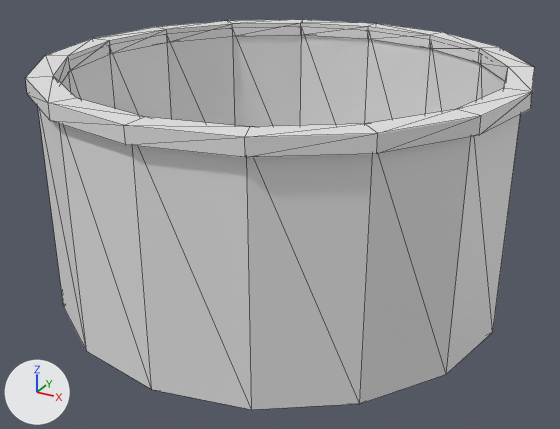
One commit to the FBX model assets/models/toys/weapon-thumbtack/parts/clear.fbx: the scene before it, then after it.
Camera for both pictures: a 50 mm camera at (0.00966, -0.01767, 0.00765) aimed at (0.00016, -0.00041, -0.00099). Arrows for +X, +Y and +Z are at lower left; the lights stay in place. The picture after the commit comes second. Mesh edges are drawn as thin lines. Where no turn or scale is listed for an object, it has been applied to the vertices.

In view in the first picture: 'clear'.
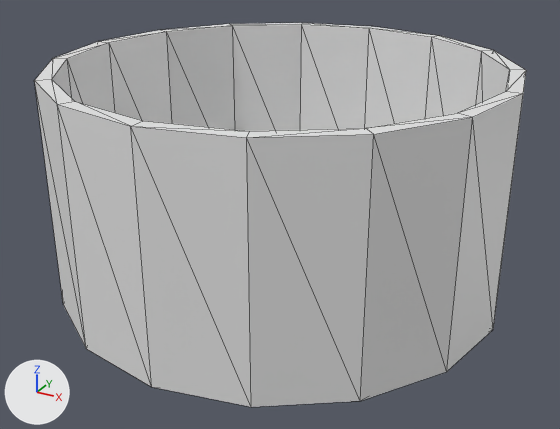
Boxes [x1, y1, x2, y2] around the edits, measured in the pictures (560 x 429 px; the box of a moved part takes in the faces that stretch with it):
'clear', reshaped
    before: [25, 19, 535, 410]
    after: [34, 23, 526, 407]
part 1 of me_clear_001, moved or reshaped
    before: [38, 35, 521, 410]
    after: [34, 23, 526, 407]
part 2 of me_clear_001, deleted
    before: [25, 19, 535, 158]

The change, as a list of edits to the scene's bpy script:
```text
Change me_clear_001:
    used by ob_clear; location = (0.0, 0.0, 0.0)
    remove me_clear_001.from_pydata(...)  # 128 vertices, 252 faces; spans x -0.0064..0.0064, y -0.0064..0.0064, z -0.00318..0.00318
    add me_clear_001.from_pydata(...)  # 64 vertices, 124 faces; spans x -0.0062..0.0062, y -0.0062..0.0062, z -0.0031..0.0031
    me_clear_001 part 1: the loose piece of 64 vertices spanning x -0.0062..0.0062, y -0.0062..0.0062, z -0.00318..0.00303 is moved by (0.0, 0.0, 0.00008)
    me_clear_001 part 2: the loose piece of 64 vertices spanning x -0.0064..0.0064, y -0.0064..0.0064, z 0.00277..0.00318 is deleted
```
